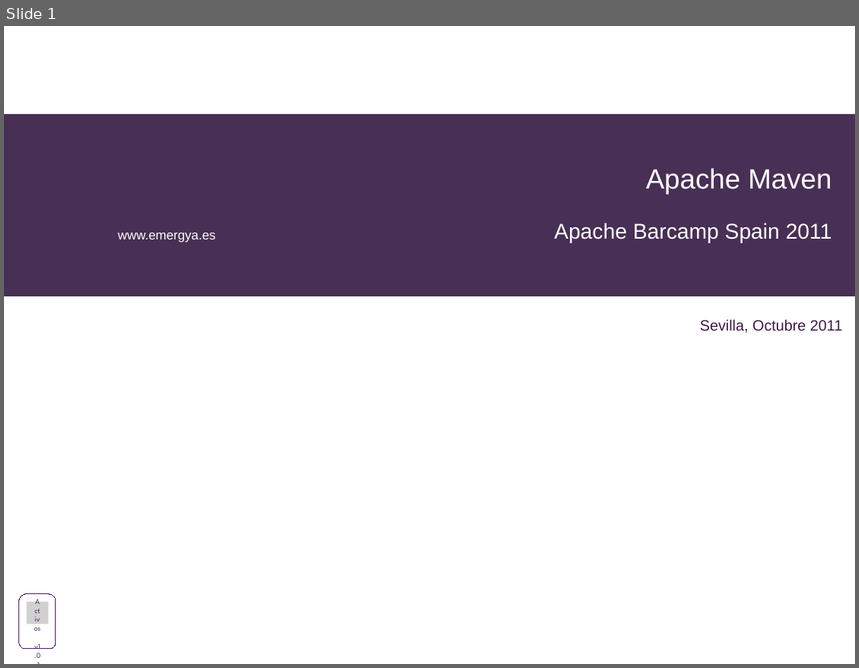
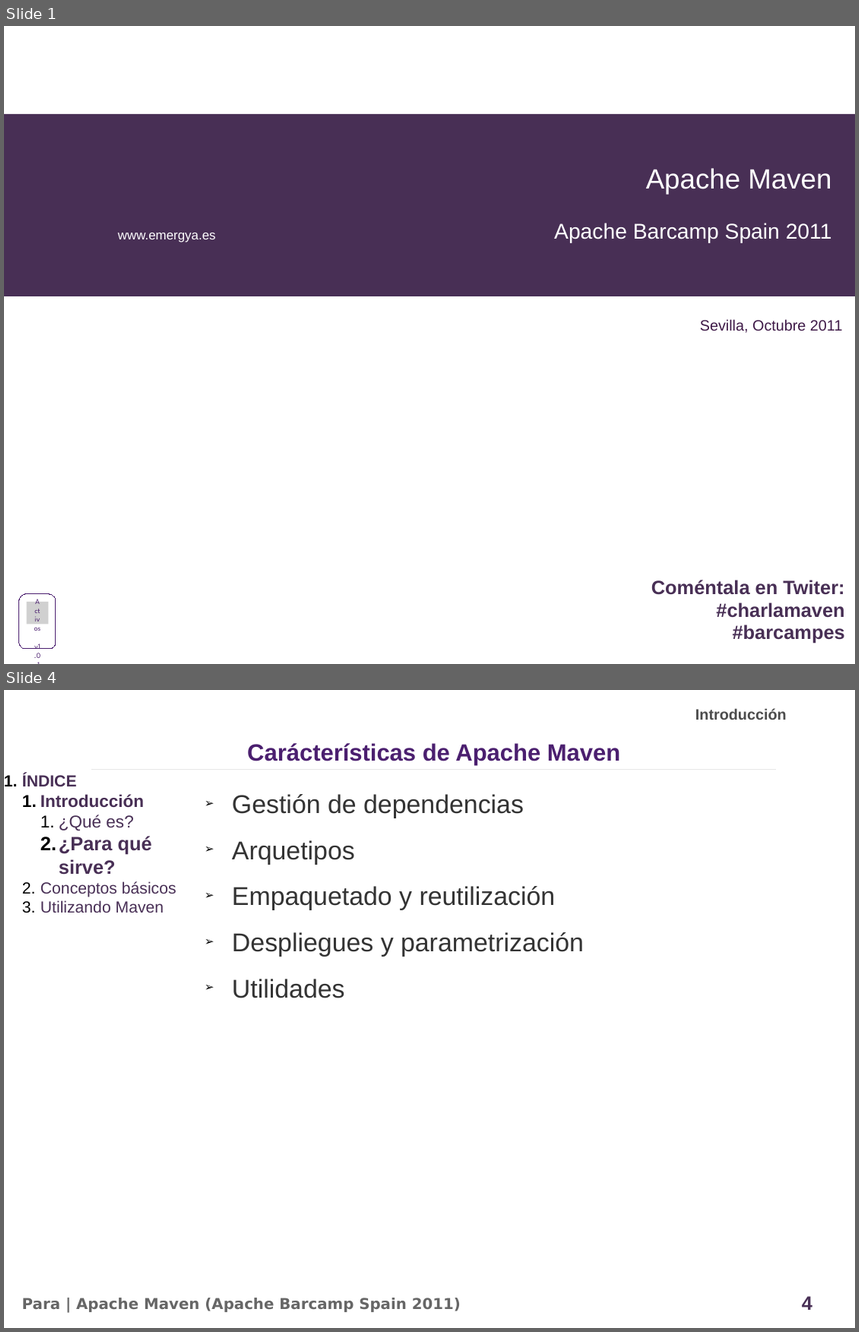
Before and after one commit to alediator/barcamp-maven, a slide deck: doc/slideshare_introduccion.odp. Shown one above the other, each under a label of ours: slide 1 before the commit, slides 1 and 4 after it; the slides between them are not shown. The pictures are 859x668 and 859x1332 pixels, drawn with LibreOffice and Linux fonts; fonts in the diff are those of the drawing; grey boxes stand for pictures; background and template pictures are left out. Boxes give left, top, right and bottom in pixels: in the first picture for what was removed or moved away, otherwise in the second. Text is boxed around its words. In the diff, an @@ line names an element or a change of style, - is before the commit and + after.

Commit message:
Presentacion de la charla basica

```diff
--- a/doc/slideshare_introduccion.odp
+++ b/doc/slideshare_introduccion.odp
@@ slide 4 added at (x1=4, y1=690, x2=855, y2=1328), background #FFFFFF @@
@@ text added at (x1=696, y1=708, x2=787, y2=720), 14 pt, text #4C4C4C, bold @@
+Introducción
@@ text added at (x1=247, y1=743, x2=620, y2=766), 22 pt, text #4B1F6F, bold @@
+Carácterísticas de Apache Maven
@@ text added at (x1=22, y1=775, x2=177, y2=913), 15 pt, text #482F55 @@
+1. ÍNDICE
+  1. Introducción
+    1. ¿Qué es?
+    2. ¿Para qué sirve?
+  2. Conceptos básicos
+  3. Utilizando Maven
@@ line added from (92, 769) to (776, 769), #E6E6E6 0 pt @@
@@ text added at (x1=232, y1=794, x2=584, y2=999), 24 pt, text #333333 @@
+➢ Gestión de dependencias
+➢ Arquetipos
+➢ Empaquetado y reutilización
+➢ Despliegues y parametrización
+➢ Utilidades
@@ text added at (x1=22, y1=1298, x2=461, y2=1312), 14 pt, text #666666, bold @@
+Para | Apache Maven (Apache Barcamp Spain 2011)
@@ page number added at (x1=802, y1=1296, x2=813, y2=1310), 18 pt, text #482F55, bold @@
+4
@@ slide 1 changed as well @@
@@ text added at (x1=652, y1=580, x2=845, y2=644), 18 pt, text #482F55, bold @@
+Coméntala en Twiter:
+#charlamaven
+#barcampes
```
Also in this commit, not shown: 5 other slides changed, 15 other slides added, 17 slides removed, 14 other files.
